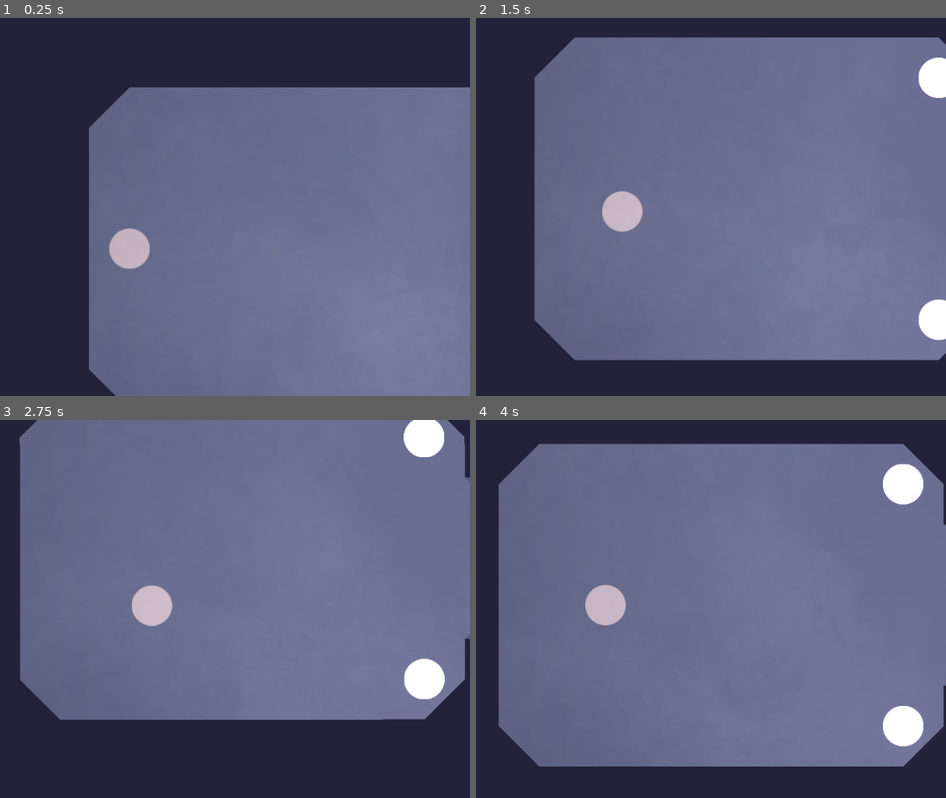
Above: before the commit, frames 1-4 (two rows, left to right).
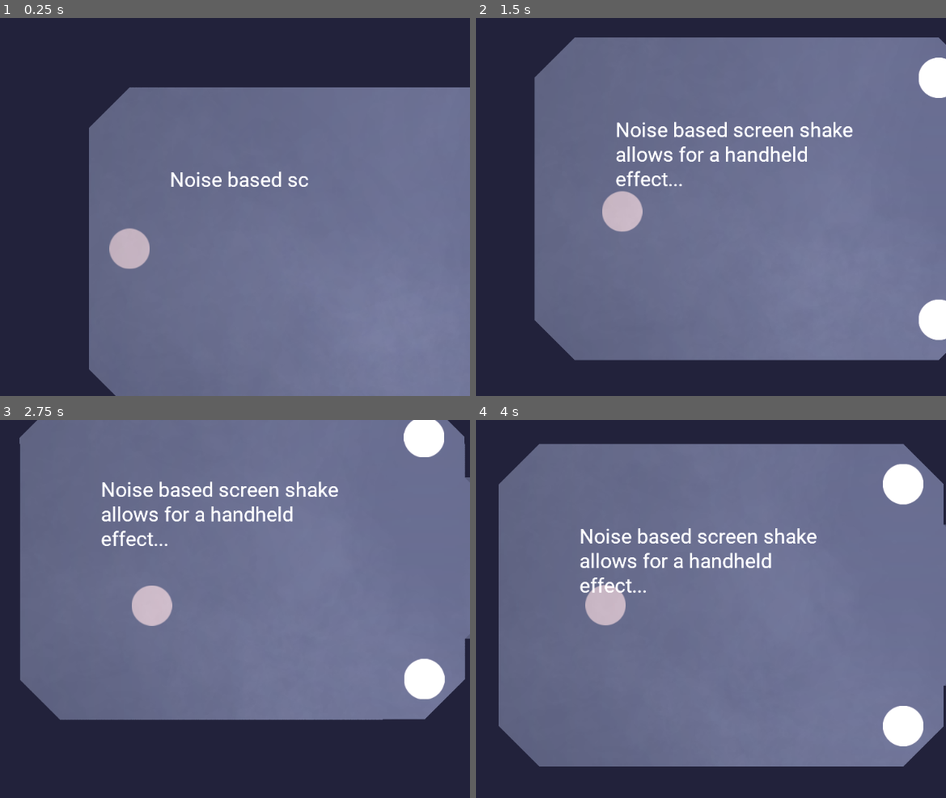
Above: after the commit, the same moments.

Repository: AnnabelleLewis/Dynamicam
Game: Godot game, scene res://assets/main_scene.tscn
Two runs of this game, one before a commit and one after it. Both use one fixed random seed, a clock stepped at 60 frames per second and the inputs below.
Inputs:
- Up to frame 1 (0.25 s): no input
- Up to frame 2 (1.5 s): hold D (move_right) 0.53-1.28 s; hold S (move_down) from 1.28 s (still down)
- Up to frame 3 (2.75 s): release S (move_down) at 2.03 s; hold D (move_right) from 2.03 s (still down)
- Up to frame 4 (4 s): release D (move_right) at 2.78 s; hold W (move_up) 2.78-3.53 s; hold A (move_left) from 3.53 s (still down)

The runs differ from the first frame. In frame 1, 0.5% of the frame differs, in the area x 36-66%, y 40-45%; in frame 2, 1.7%; in frame 3, 1.7%; in frame 4, 1.7%, in the area x 22-73%, y 28-46%.

Commit message:
Added trailer text

Diff:
--- /dev/null
+++ b/assets/fonts/robot.tres
@@ -0,0 +1,7 @@
+[gd_resource type="DynamicFont" load_steps=2 format=2]
+
+[ext_resource path="res://assets/fonts/Roboto-Regular.ttf" type="DynamicFontData" id=1]
+
+[resource]
+size = 32
+font_data = ExtResource( 1 )
--- a/assets/main_scene.tscn
+++ b/assets/main_scene.tscn
@@ -13,6 +13,7 @@
 [ext_resource path="res://modules/occluder_polygon_builder/occluder_polygon_builder.gd" type="Script" id=11]
 [ext_resource path="res://default_env.tres" type="Environment" id=12]
 [ext_resource path="res://assets/levelsccripts/Door1Area.gd" type="Script" id=13]
+[ext_resource path="res://assets/fonts/robot.tres" type="DynamicFont" id=14]
 
 [sub_resource type="RectangleShape2D" id=1]
 extents = Vector2( 352, 256 )
@@ -87,6 +88,18 @@
 "transitions": PoolRealArray( 1 ),
 "update": 0,
 "values": [ true ]
+}
+tracks/3/type = "value"
+tracks/3/path = NodePath("../RichTextLabel3:percent_visible")
+tracks/3/interp = 1
+tracks/3/loop_wrap = true
+tracks/3/imported = false
+tracks/3/enabled = true
+tracks/3/keys = {
+"times": PoolRealArray( 0 ),
+"transitions": PoolRealArray( 1 ),
+"update": 0,
+"values": [ 0.0 ]
 }
 
 [sub_resource type="Animation" id=16]
@@ -141,6 +154,18 @@
 "update": 1,
 "values": [ true ]
 }
+tracks/4/type = "value"
+tracks/4/path = NodePath("../RichTextLabel3:percent_visible")
+tracks/4/interp = 1
+tracks/4/loop_wrap = true
+tracks/4/imported = false
+tracks/4/enabled = true
+tracks/4/keys = {
+"times": PoolRealArray( 0.2, 1 ),
+"transitions": PoolRealArray( 1, 1 ),
+"update": 0,
+"values": [ 0.0, 1.0 ]
+}
 
 [sub_resource type="Curve" id=18]
 _data = [ Vector2( 0, 0.092244 ), 0.0, 27.1118, 0, 0, Vector2( 0.0735294, 1 ), 0.0, 0.0, 0, 0, Vector2( 0.931373, 0.454583 ), -1.73091, -1.73091, 0, 0, Vector2( 1, 0.0286077 ), -7.73132, 0.0, 0, 0 ]
@@ -242,6 +267,96 @@
 
 [sub_resource type="RectangleShape2D" id=21]
 extents = Vector2( 32, 256 )
+
+[sub_resource type="Animation" id=22]
+length = 0.001
+tracks/0/type = "value"
+tracks/0/path = NodePath("..:percent_visible")
+tracks/0/interp = 1
+tracks/0/loop_wrap = true
+tracks/0/imported = false
+tracks/0/enabled = true
+tracks/0/keys = {
+"times": PoolRealArray( 0 ),
+"transitions": PoolRealArray( 1 ),
+"update": 0,
+"values": [ 0.0 ]
+}
+
+[sub_resource type="Animation" id=23]
+resource_name = "read"
+tracks/0/type = "value"
+tracks/0/path = NodePath("..:percent_visible")
+tracks/0/interp = 1
+tracks/0/loop_wrap = true
+tracks/0/imported = false
+tracks/0/enabled = true
+tracks/0/keys = {
+"times": PoolRealArray( 0, 1 ),
+"transitions": PoolRealArray( 1, 1 ),
+"update": 0,
+"values": [ 0.0, 1.0 ]
+}
+
+[sub_resource type="Animation" id=26]
+length = 0.001
+tracks/0/type = "value"
+tracks/0/path = NodePath("..:percent_visible")
+tracks/0/interp = 1
+tracks/0/loop_wrap = true
+tracks/0/imported = false
+tracks/0/enabled = true
+tracks/0/keys = {
+"times": PoolRealArray( 0 ),
+"transitions": PoolRealArray( 1 ),
+"update": 0,
+"values": [ 0.0 ]
+}
+
+[sub_resource type="Animation" id=27]
+resource_name = "read"
+tracks/0/type = "value"
+tracks/0/path = NodePath("..:percent_visible")
+tracks/0/interp = 1
+tracks/0/loop_wrap = true
+tracks/0/imported = false
+tracks/0/enabled = true
+tracks/0/keys = {
+"times": PoolRealArray( 0, 1 ),
+"transitions": PoolRealArray( 1, 1 ),
+"update": 0,
+"values": [ 0.0, 1.0 ]
+}
+
+[sub_resource type="Animation" id=24]
+length = 0.001
+tracks/0/type = "value"
+tracks/0/path = NodePath("..:percent_visible")
+tracks/0/interp = 1
+tracks/0/loop_wrap = true
+tracks/0/imported = false
+tracks/0/enabled = true
+tracks/0/keys = {
+"times": PoolRealArray( 0 ),
+"transitions": PoolRealArray( 1 ),
+"update": 0,
+"values": [ 0.0 ]
+}
+
+[sub_resource type="Animation" id=25]
+resource_name = "read"
+tracks/0/type = "value"
+tracks/0/path = NodePath("..:percent_visible")
+tracks/0/interp = 1
+tracks/0/loop_wrap = true
+tracks/0/imported = false
+tracks/0/enabled = true
+tracks/0/keys = {
+"times": PoolRealArray( 0, 1 ),
+"transitions": PoolRealArray( 1, 1 ),
+"update": 0,
+"values": [ 0.0, 1.0 ]
+}
 
 [node name="Main" type="Node2D"]
 
@@ -514,3 +629,71 @@
 [node name="CollisionShape2D" type="CollisionShape2D" parent="Door1Area2"]
 position = Vector2( 32, 0 )
 shape = SubResource( 21 )
+
+[node name="RichTextLabel" type="RichTextLabel" parent="."]
+margin_left = 128.0
+margin_top = 128.0
+margin_right = 512.0
+margin_bottom = 256.0
+custom_fonts/normal_font = ExtResource( 14 )
+visible_characters = 0
+percent_visible = 0.0
+text = "Noise based screen shake allows for a handheld effect..."
+
+[node name="VisibilityNotifier2D" type="VisibilityNotifier2D" parent="RichTextLabel"]
+position = Vector2( 192, 64 )
+scale = Vector2( 19.2, 6.4 )
+
+[node name="AnimationPlayer" type="AnimationPlayer" parent="RichTextLabel/VisibilityNotifier2D"]
+anims/RESET = SubResource( 22 )
+anims/read = SubResource( 23 )
+
+[node name="RichTextLabel4" type="RichTextLabel" parent="."]
+margin_left = 1280.0
+margin_top = 2176.0
+margin_right = 1664.0
+margin_bottom = 2304.0
+custom_fonts/normal_font = ExtResource( 14 )
+visible_characters = 0
+percent_visible = 0.0
+text = "Try Dynamicam2D NOW!"
+
+[node name="VisibilityNotifier2D" type="VisibilityNotifier2D" parent="RichTextLabel4"]
+position = Vector2( 192, 224 )
+scale = Vector2( 19.2, 3.2 )
+
+[node name="AnimationPlayer" type="AnimationPlayer" parent="RichTextLabel4/VisibilityNotifier2D"]
+anims/RESET = SubResource( 26 )
+anims/read = SubResource( 27 )
+
+[node name="RichTextLabel2" type="RichTextLabel" parent="."]
+margin_left = 1664.0
+margin_top = 896.0
+margin_right = 1856.0
+margin_bottom = 1088.0
+custom_fonts/normal_font = ExtResource( 14 )
+visible_characters = 0
+percent_visible = 0.0
+text = "The camera can stick to boxes, or follow paths"
+
+[node name="VisibilityNotifier2D" type="VisibilityNotifier2D" parent="RichTextLabel2"]
+position = Vector2( 96, 160 )
+scale = Vector2( 9.6, 3.2 )
+
+[node name="AnimationPlayer" type="AnimationPlayer" parent="RichTextLabel2/VisibilityNotifier2D"]
+anims/RESET = SubResource( 24 )
+anims/read = SubResource( 25 )
+
+[node name="RichTextLabel3" type="RichTextLabel" parent="."]
+margin_left = 896.0
+margin_top = 64.0
+margin_right = 1344.0
+margin_bottom = 128.0
+custom_fonts/normal_font = ExtResource( 14 )
+visible_characters = 0
+percent_visible = 0.0
+text = "Or a powerfull rumble"
+
+[connection signal="screen_entered" from="RichTextLabel/VisibilityNotifier2D" to="RichTextLabel/VisibilityNotifier2D/AnimationPlayer" method="play" binds= [ "read" ]]
+[connection signal="screen_entered" from="RichTextLabel4/VisibilityNotifier2D" to="RichTextLabel4/VisibilityNotifier2D/AnimationPlayer" method="play" binds= [ "read" ]]
+[connection signal="screen_entered" from="RichTextLabel2/VisibilityNotifier2D" to="RichTextLabel2/VisibilityNotifier2D/AnimationPlayer" method="play" binds= [ "read" ]]
Binary file added: assets/fonts/Roboto-Regular.ttf
Not shown: 1 places in assets/main_scene.tscn that only renumber resources
